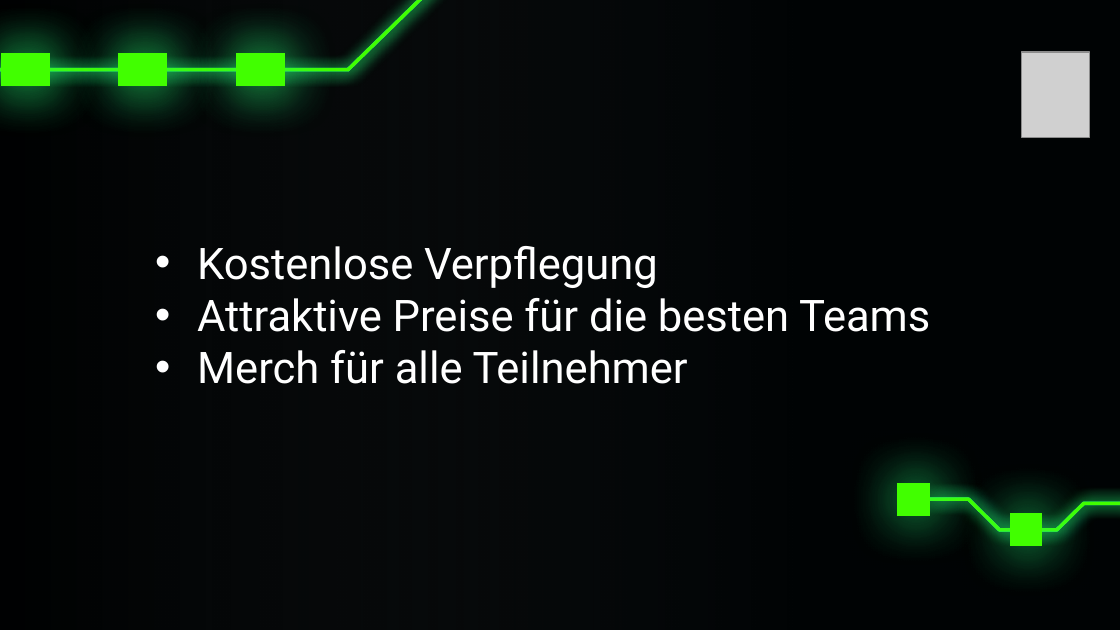
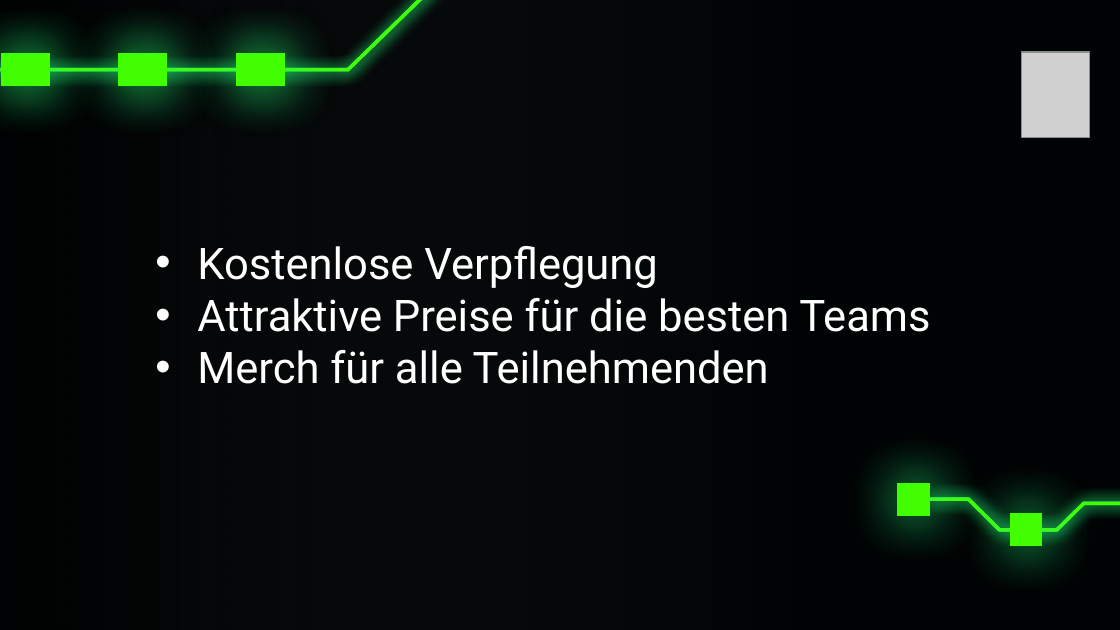
Before and after one commit to 0xFFD700/Neuland-CTF-2023, a slide deck: slide 3 of Marketing/NeulandCTF.pptx. Drawn at 1120x630 pixels with LibreOffice and Linux fonts; fonts in the diff are those of the drawing; grey boxes stand for pictures. Boxes give left, top, right and bottom in pixels: in the first picture for what was removed or moved away, otherwise in the second. Text is boxed around its words. In the diff, an @@ line names an element or a change of style, - is before the commit and + after.

Commit message:
feat: updated the slides

```diff
--- a/Marketing/NeulandCTF.pptx
+++ b/Marketing/NeulandCTF.pptx
@@ text at (197,350,769,384): text changed @@
-• Merch für alle Teilnehmer
+• Merch für alle Teilnehmenden
```
Also in this commit, not shown: 1 other slide changed, 1 other file.
